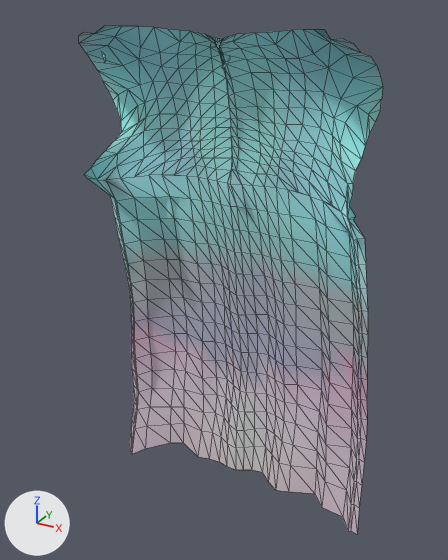
The glTF model assets/giant/parts/Garment_fur_cloak.glb, before and after one commit.
Both versions are drawn from a camera (50 mm lens) standing at (1.06, -1.7, 3.34) and looking at (0.01, 0.21, 2.38). Arrows for +X, +Y and +Z are at lower left; the lights stay in place. The older version comes first. Mesh edges are drawn as thin lines. Vertices at exactly the same position are counted once.

The scene before the commit, as lines of its bpy script (objects in view):
```python
me_garment_fur_cloak = bpy.data.meshes.new('Garment_fur_cloak')
me_garment_fur_cloak.from_pydata(...)  # 608 vertices, 1072 faces; spans x -0.6..0.6, y -0.15..0.5, z 1.27..3.28
me_garment_fur_cloak.materials.append(mat_defaultmaterial)
ob_garment_fur_cloak = bpy.data.objects.new('Garment_fur_cloak', me_garment_fur_cloak)
ob_garment_fur_cloak.location = (0.0, 0.0, 0.0)
```
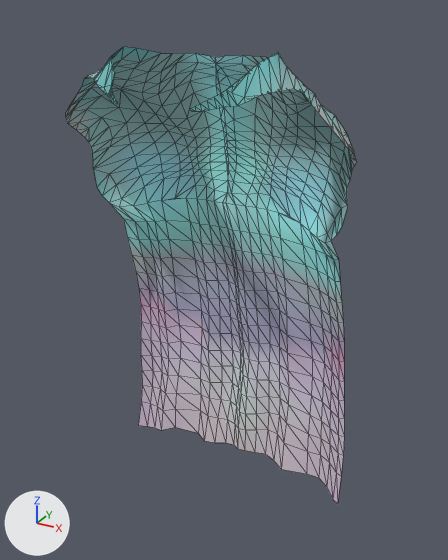
Boxes (x1, y1, x2, y2) around the edits, measured in the pictures (448 x 560 px):
'Garment_fur_cloak', reshaped (10% shorter): before (79, 25, 382, 534); after (66, 47, 357, 504)

What the commit changed:
me_garment_fur_cloak is used by ob_garment_fur_cloak; location (0.0, 0.0, 0.0).
me_garment_fur_cloak had 608 vertices, 1072 faces and spanned x -0.6..0.6, y -0.15..0.5, z 1.27..3.28.
me_garment_fur_cloak now has 639 vertices, 1112 faces and spans x -0.53..0.53, y -0.19..0.45, z 1.44..3.22.
me_garment_fur_cloak part 1: the loose piece of 588 vertices spanning x -0.6..0.6, y 0.07..0.5, z 1.27..3.28 is rebuilt with 639 vertices and now spans x -0.53..0.53, y -0.19..0.45, z 1.44..3.22.
Other edits to the shape of me_garment_fur_cloak do not show in these pictures.
